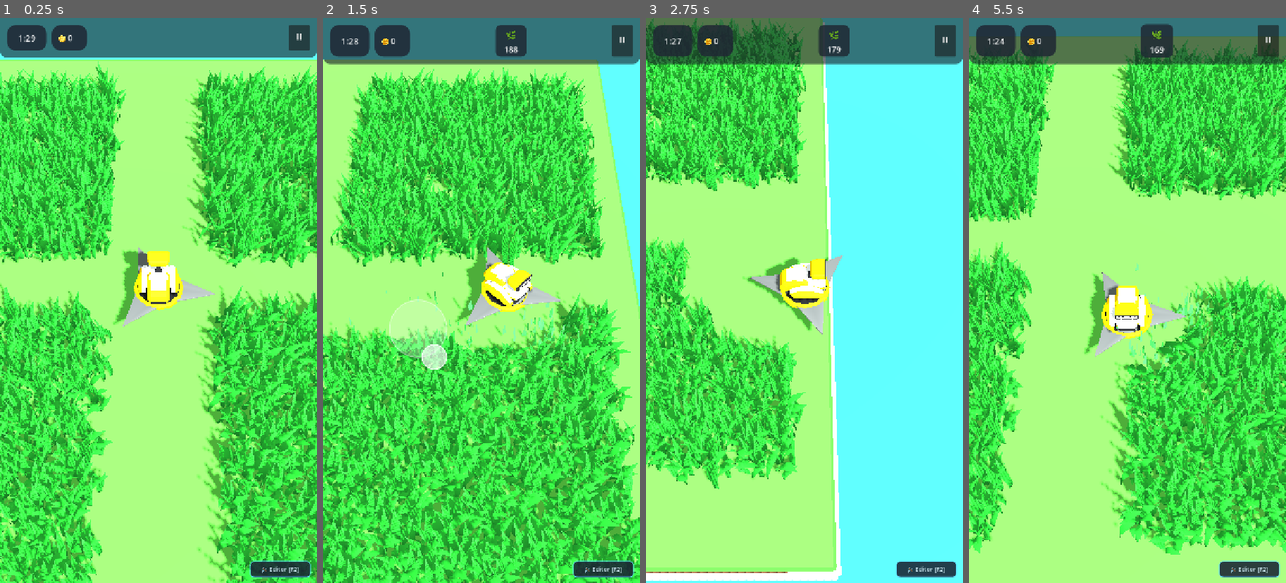
Above: before the commit, frames 1-4 (left to right).
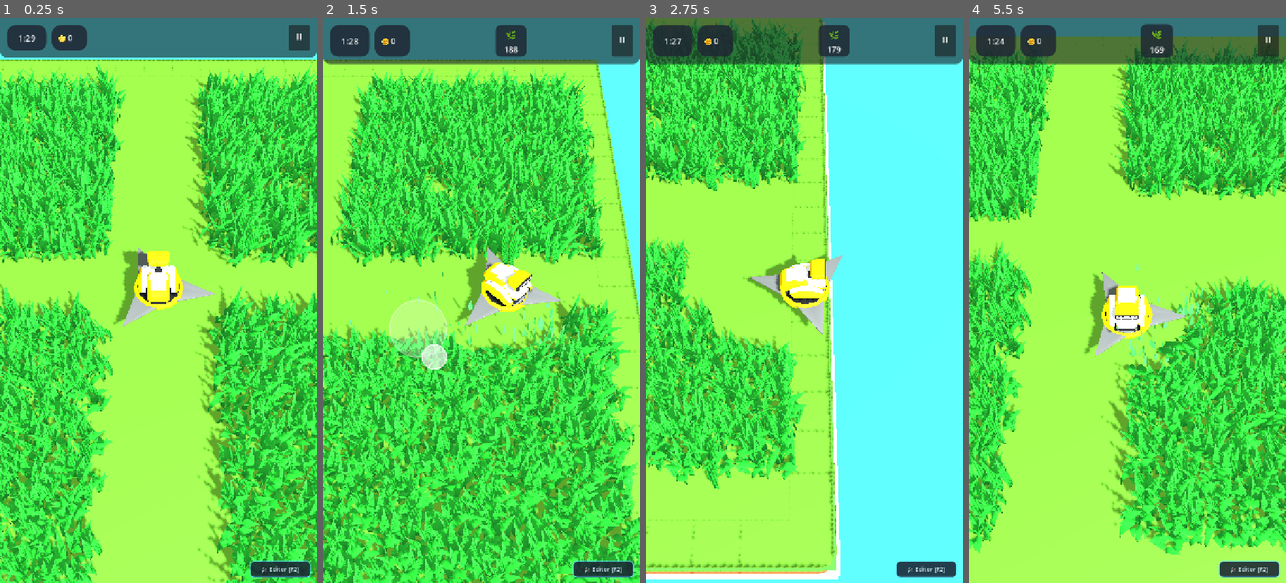
Above: after the commit, the same moments.

Repository: rogerbif/grass-cut-bot
Game: Godot game, scene res://scenes/main.tscn
Two runs of this game, one before a commit and one after it. Both use one fixed random seed, a clock stepped at 60 frames per second and the inputs below.
Inputs (mouse positions are in pixels of both pictures, inside the frame that each line leads up to):
- Up to frame 1 (0.25 s): no input
- Up to frame 2 (1.5 s): tap Enter at 0.5 s; move the mouse to (551, 272) at 0.52 s; hold Right (ui_right) 0.53-1.25 s; hold Alt 0.53-1.25 s; click (551, 272) at 0.67 s; drag from (418, 328) to (465, 413) at 1.27 s
- Up to frame 3 (2.75 s): move the mouse to (836, 176) at 2.02 s; hold Right (ui_right) from 2.03 s (still down); tap Z at 2.1 s
- Up to frame 4 (5.5 s): release Right (ui_right) at 2.75 s; drag from (1111, 413) to (1032, 215) at 2.77 s; move the mouse to (1222, 385) at 3.52 s; hold Left (ui_left) 3.53-4.25 s; tap 1 at 3.6 s; drag from (1032, 215) to (1079, 159) at 4.27 s; move the mouse to (1143, 300) at 5.02 s; hold Down (ui_down) from 5.03 s (still down); tap 2 at 5.1 s; click (1143, 300) at 5.17 s

The runs differ from the first frame. In frame 1, 38% of the frame differs, in the area x 0-100%, y 7-100%; in frame 2, 21%; in frame 3, 28%; in frame 4, 45%, in the area x 0-100%, y 3-100%.

Commit message:
feat(terrain): tileset 3d com cantos arredondados aplicado no editor [v0.5.2]

Diff:
--- a/project.godot
+++ b/project.godot
@@ -11,7 +11,7 @@
 [application]
 
 config/name="Grass Cut Bot"
-config/version="0.5.1"
+config/version="0.5.2"
 run/main_scene="res://scenes/main.tscn"
 config/features=PackedStringArray("4.7", "Mobile")
 config/icon="res://icon.svg"
--- a/scenes/editor/tiles/tile_island_center.tscn
+++ b/scenes/editor/tiles/tile_island_center.tscn
@@ -1,20 +1,6 @@
-[gd_scene load_steps=6 format=3 uid="uid://tile_island_center_01"]
+[gd_scene load_steps=3 format=3 uid="uid://tile_island_center_01"]
 
-[sub_resource type="StandardMaterial3D" id="StandardMaterial3D_grass_top"]
-roughness = 0.92
-albedo_color = Color(0.32, 0.64, 0.24, 1)
-
-[sub_resource type="BoxMesh" id="BoxMesh_top"]
-material = SubResource("StandardMaterial3D_grass_top")
-size = Vector3(0.8, 0.08, 0.8)
-
-[sub_resource type="StandardMaterial3D" id="StandardMaterial3D_cliff"]
-roughness = 0.95
-albedo_color = Color(0.34, 0.23, 0.16, 1)
-
-[sub_resource type="BoxMesh" id="BoxMesh_cliff"]
-material = SubResource("StandardMaterial3D_cliff")
-size = Vector3(0.8, 0.3, 0.8)
+[ext_resource type="PackedScene" path="res://assets/models/tiles/tile_island_center.glb" id="1_model"]
 
 [sub_resource type="BoxShape3D" id="BoxShape3D_floor"]
 size = Vector3(0.8, 0.36, 0.8)
@@ -23,13 +9,7 @@
 collision_layer = 1
 collision_mask = 0
 
-[node name="TopMesh" type="MeshInstance3D" parent="."]
-transform = Transform3D(1, 0, 0, 0, 1, 0, 0, 0, 1, 0, -0.04, 0)
-mesh = SubResource("BoxMesh_top")
-
-[node name="CliffMesh" type="MeshInstance3D" parent="."]
-transform = Transform3D(1, 0, 0, 0, 1, 0, 0, 0, 1, 0, -0.23, 0)
-mesh = SubResource("BoxMesh_cliff")
+[node name="Model" parent="." instance=ExtResource("1_model")]
 
 [node name="FloorCollision" type="CollisionShape3D" parent="."]
 transform = Transform3D(1, 0, 0, 0, 1, 0, 0, 0, 1, 0, -0.18, 0)
--- a/scenes/editor/tiles/tile_island_corner_in.tscn
+++ b/scenes/editor/tiles/tile_island_corner_in.tscn
@@ -1,28 +1,6 @@
-[gd_scene load_steps=9 format=3 uid="uid://tile_island_corner_in_01"]
+[gd_scene load_steps=4 format=3 uid="uid://tile_island_corner_in_01"]
 
-[sub_resource type="StandardMaterial3D" id="StandardMaterial3D_grass_top"]
-roughness = 0.92
-albedo_color = Color(0.32, 0.64, 0.24, 1)
-
-[sub_resource type="BoxMesh" id="BoxMesh_top"]
-material = SubResource("StandardMaterial3D_grass_top")
-size = Vector3(0.8, 0.08, 0.8)
-
-[sub_resource type="StandardMaterial3D" id="StandardMaterial3D_grass_lip"]
-roughness = 0.92
-albedo_color = Color(0.26, 0.54, 0.2, 1)
-
-[sub_resource type="BoxMesh" id="BoxMesh_lip_corner"]
-material = SubResource("StandardMaterial3D_grass_lip")
-size = Vector3(0.14, 0.07, 0.14)
-
-[sub_resource type="StandardMaterial3D" id="StandardMaterial3D_cliff"]
-roughness = 0.95
-albedo_color = Color(0.34, 0.23, 0.16, 1)
-
-[sub_resource type="BoxMesh" id="BoxMesh_cliff"]
-material = SubResource("StandardMaterial3D_cliff")
-size = Vector3(0.8, 0.3, 0.8)
+[ext_resource type="PackedScene" path="res://assets/models/tiles/tile_island_corner_in.glb" id="1_model"]
 
 [sub_resource type="BoxShape3D" id="BoxShape3D_floor"]
 size = Vector3(0.8, 0.36, 0.8)
@@ -34,17 +12,7 @@
 collision_layer = 1
 collision_mask = 0
 
-[node name="TopMesh" type="MeshInstance3D" parent="."]
-transform = Transform3D(1, 0, 0, 0, 1, 0, 0, 0, 1, 0, -0.04, 0)
-mesh = SubResource("BoxMesh_top")
-
-[node name="CornerLipMesh" type="MeshInstance3D" parent="."]
-transform = Transform3D(1, 0, 0, 0, 1, 0, 0, 0, 1, 0.34, -0.045, -0.34)
-mesh = SubResource("BoxMesh_lip_corner")
-
-[node name="CliffMesh" type="MeshInstance3D" parent="."]
-transform = Transform3D(1, 0, 0, 0, 1, 0, 0, 0, 1, 0, -0.23, 0)
-mesh = SubResource("BoxMesh_cliff")
+[node name="Model" parent="." instance=ExtResource("1_model")]
 
 [node name="FloorCollision" type="CollisionShape3D" parent="."]
 transform = Transform3D(1, 0, 0, 0, 1, 0, 0, 0, 1, 0, -0.18, 0)
--- a/scenes/editor/tiles/tile_island_corner_out.tscn
+++ b/scenes/editor/tiles/tile_island_corner_out.tscn
@@ -1,44 +1,6 @@
-[gd_scene load_steps=14 format=3 uid="uid://tile_island_corner_out_01"]
+[gd_scene load_steps=5 format=3 uid="uid://tile_island_corner_out_01"]
 
-[sub_resource type="StandardMaterial3D" id="StandardMaterial3D_grass_top"]
-roughness = 0.92
-albedo_color = Color(0.32, 0.64, 0.24, 1)
-
-[sub_resource type="BoxMesh" id="BoxMesh_top"]
-material = SubResource("StandardMaterial3D_grass_top")
-size = Vector3(0.76, 0.08, 0.76)
-
-[sub_resource type="StandardMaterial3D" id="StandardMaterial3D_grass_lip"]
-roughness = 0.92
-albedo_color = Color(0.26, 0.54, 0.2, 1)
-
-[sub_resource type="BoxMesh" id="BoxMesh_lip_n"]
-material = SubResource("StandardMaterial3D_grass_lip")
-size = Vector3(0.76, 0.06, 0.08)
-
-[sub_resource type="BoxMesh" id="BoxMesh_lip_e"]
-material = SubResource("StandardMaterial3D_grass_lip")
-size = Vector3(0.08, 0.06, 0.76)
-
-[sub_resource type="StandardMaterial3D" id="StandardMaterial3D_cliff"]
-roughness = 0.95
-albedo_color = Color(0.34, 0.23, 0.16, 1)
-
-[sub_resource type="BoxMesh" id="BoxMesh_cliff"]
-material = SubResource("StandardMaterial3D_cliff")
-size = Vector3(0.76, 0.3, 0.76)
-
-[sub_resource type="StandardMaterial3D" id="StandardMaterial3D_foam"]
-roughness = 0.85
-albedo_color = Color(0.55, 0.86, 0.94, 1)
-
-[sub_resource type="BoxMesh" id="BoxMesh_foam_n"]
-material = SubResource("StandardMaterial3D_foam")
-size = Vector3(0.84, 0.02, 0.16)
-
-[sub_resource type="BoxMesh" id="BoxMesh_foam_e"]
-material = SubResource("StandardMaterial3D_foam")
-size = Vector3(0.16, 0.02, 0.84)
+[ext_resource type="PackedScene" path="res://assets/models/tiles/tile_island_corner_out.glb" id="1_model"]
 
 [sub_resource type="BoxShape3D" id="BoxShape3D_floor"]
 size = Vector3(0.8, 0.36, 0.8)
@@ -53,29 +15,7 @@
 collision_layer = 1
 collision_mask = 0
 
-[node name="TopMesh" type="MeshInstance3D" parent="."]
-transform = Transform3D(1, 0, 0, 0, 1, 0, 0, 0, 1, -0.02, -0.04, 0.02)
-mesh = SubResource("BoxMesh_top")
-
-[node name="NorthLipMesh" type="MeshInstance3D" parent="."]
-transform = Transform3D(1, 0, 0, 0, 1, 0, 0, 0, 1, -0.02, -0.05, -0.37)
-mesh = SubResource("BoxMesh_lip_n")
-
-[node name="EastLipMesh" type="MeshInstance3D" parent="."]
-transform = Transform3D(1, 0, 0, 0, 1, 0, 0, 0, 1, 0.37, -0.05, 0.02)
-mesh = SubResource("BoxMesh_lip_e")
-
-[node name="CliffMesh" type="MeshInstance3D" parent="."]
-transform = Transform3D(1, 0, 0, 0, 1, 0, 0, 0, 1, -0.02, -0.23, 0.02)
-mesh = SubResource("BoxMesh_cliff")
-
-[node name="FoamNorth" type="MeshInstance3D" parent="."]
-transform = Transform3D(1, 0, 0, 0, 1, 0, 0, 0, 1, 0, -0.33, -0.42)
-mesh = SubResource("BoxMesh_foam_n")
-
-[node name="FoamEast" type="MeshInstance3D" parent="."]
-transform = Transform3D(1, 0, 0, 0, 1, 0, 0, 0, 1, 0.42, -0.33, 0)
-mesh = SubResource("BoxMesh_foam_e")
+[node name="Model" parent="." instance=ExtResource("1_model")]
 
 [node name="FloorCollision" type="CollisionShape3D" parent="."]
 transform = Transform3D(1, 0, 0, 0, 1, 0, 0, 0, 1, 0, -0.18, 0)
--- a/scenes/editor/tiles/tile_island_dirt.tscn
+++ b/scenes/editor/tiles/tile_island_dirt.tscn
@@ -1,20 +1,6 @@
-[gd_scene load_steps=6 format=3 uid="uid://tile_island_dirt_01"]
+[gd_scene load_steps=3 format=3 uid="uid://tile_island_dirt_01"]
 
-[sub_resource type="StandardMaterial3D" id="StandardMaterial3D_dirt_top"]
-roughness = 0.94
-albedo_color = Color(0.56, 0.41, 0.27, 1)
-
-[sub_resource type="BoxMesh" id="BoxMesh_top"]
-material = SubResource("StandardMaterial3D_dirt_top")
-size = Vector3(0.8, 0.08, 0.8)
-
-[sub_resource type="StandardMaterial3D" id="StandardMaterial3D_cliff"]
-roughness = 0.95
-albedo_color = Color(0.34, 0.23, 0.16, 1)
-
-[sub_resource type="BoxMesh" id="BoxMesh_cliff"]
-material = SubResource("StandardMaterial3D_cliff")
-size = Vector3(0.8, 0.3, 0.8)
+[ext_resource type="PackedScene" path="res://assets/models/tiles/tile_island_dirt.glb" id="1_model"]
 
 [sub_resource type="BoxShape3D" id="BoxShape3D_floor"]
 size = Vector3(0.8, 0.36, 0.8)
@@ -23,13 +9,7 @@
 collision_layer = 1
 collision_mask = 0
 
-[node name="TopMesh" type="MeshInstance3D" parent="."]
-transform = Transform3D(1, 0, 0, 0, 1, 0, 0, 0, 1, 0, -0.04, 0)
-mesh = SubResource("BoxMesh_top")
-
-[node name="CliffMesh" type="MeshInstance3D" parent="."]
-transform = Transform3D(1, 0, 0, 0, 1, 0, 0, 0, 1, 0, -0.23, 0)
-mesh = SubResource("BoxMesh_cliff")
+[node name="Model" parent="." instance=ExtResource("1_model")]
 
 [node name="FloorCollision" type="CollisionShape3D" parent="."]
 transform = Transform3D(1, 0, 0, 0, 1, 0, 0, 0, 1, 0, -0.18, 0)
--- a/scenes/editor/tiles/tile_island_edge.tscn
+++ b/scenes/editor/tiles/tile_island_edge.tscn
@@ -1,36 +1,6 @@
-[gd_scene load_steps=11 format=3 uid="uid://tile_island_edge_01"]
+[gd_scene load_steps=4 format=3 uid="uid://tile_island_edge_01"]
 
-[sub_resource type="StandardMaterial3D" id="StandardMaterial3D_grass_top"]
-roughness = 0.92
-albedo_color = Color(0.32, 0.64, 0.24, 1)
-
-[sub_resource type="BoxMesh" id="BoxMesh_top"]
-material = SubResource("StandardMaterial3D_grass_top")
-size = Vector3(0.8, 0.08, 0.76)
-
-[sub_resource type="StandardMaterial3D" id="StandardMaterial3D_grass_lip"]
-roughness = 0.92
-albedo_color = Color(0.26, 0.54, 0.2, 1)
-
-[sub_resource type="BoxMesh" id="BoxMesh_lip"]
-material = SubResource("StandardMaterial3D_grass_lip")
-size = Vector3(0.8, 0.06, 0.08)
-
-[sub_resource type="StandardMaterial3D" id="StandardMaterial3D_cliff"]
-roughness = 0.95
-albedo_color = Color(0.34, 0.23, 0.16, 1)
-
-[sub_resource type="BoxMesh" id="BoxMesh_cliff"]
-material = SubResource("StandardMaterial3D_cliff")
-size = Vector3(0.8, 0.3, 0.78)
-
-[sub_resource type="StandardMaterial3D" id="StandardMaterial3D_foam"]
-roughness = 0.85
-albedo_color = Color(0.55, 0.86, 0.94, 1)
-
-[sub_resource type="BoxMesh" id="BoxMesh_foam"]
-material = SubResource("StandardMaterial3D_foam")
-size = Vector3(0.82, 0.02, 0.16)
+[ext_resource type="PackedScene" path="res://assets/models/tiles/tile_island_edge.glb" id="1_model"]
 
 [sub_resource type="BoxShape3D" id="BoxShape3D_floor"]
 size = Vector3(0.8, 0.36, 0.8)
@@ -42,21 +12,7 @@
 collision_layer = 1
 collision_mask = 0
 
-[node name="TopMesh" type="MeshInstance3D" parent="."]
-transform = Transform3D(1, 0, 0, 0, 1, 0, 0, 0, 1, 0, -0.04, 0.02)
-mesh = SubResource("BoxMesh_top")
-
-[node name="NorthLipMesh" type="MeshInstance3D" parent="."]
-transform = Transform3D(1, 0, 0, 0, 1, 0, 0, 0, 1, 0, -0.05, -0.37)
-mesh = SubResource("BoxMesh_lip")
-
-[node name="CliffMesh" type="MeshInstance3D" parent="."]
-transform = Transform3D(1, 0, 0, 0, 1, 0, 0, 0, 1, 0, -0.23, 0.01)
-mesh = SubResource("BoxMesh_cliff")
-
-[node name="FoamNorth" type="MeshInstance3D" parent="."]
-transform = Transform3D(1, 0, 0, 0, 1, 0, 0, 0, 1, 0, -0.33, -0.42)
-mesh = SubResource("BoxMesh_foam")
+[node name="Model" parent="." instance=ExtResource("1_model")]
 
 [node name="FloorCollision" type="CollisionShape3D" parent="."]
 transform = Transform3D(1, 0, 0, 0, 1, 0, 0, 0, 1, 0, -0.18, 0)
Binary file added: assets/models/tiles/tile_island_center.glb
Not shown, added: assets/models/tiles/tile_island_center.glb.import
Binary file added: assets/models/tiles/tile_island_center_Image_0.png
Not shown, added: assets/models/tiles/tile_island_center_Image_0.png.import
Binary file added: assets/models/tiles/tile_island_corner_in.glb
Not shown, added: assets/models/tiles/tile_island_corner_in.glb.import
Binary file added: assets/models/tiles/tile_island_corner_in_Image_0.png
Not shown, added: assets/models/tiles/tile_island_corner_in_Image_0.png.import
Binary file added: assets/models/tiles/tile_island_corner_out.glb
Not shown, added: assets/models/tiles/tile_island_corner_out.glb.import
Binary file added: assets/models/tiles/tile_island_corner_out_Image_0.png
Not shown, added: assets/models/tiles/tile_island_corner_out_Image_0.png.import
(and 15 more such lines)
